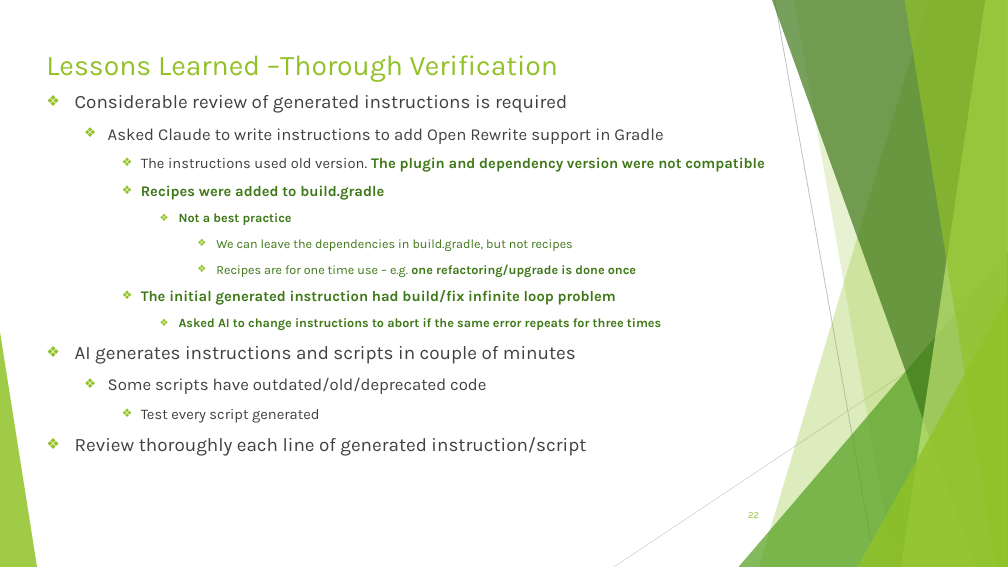
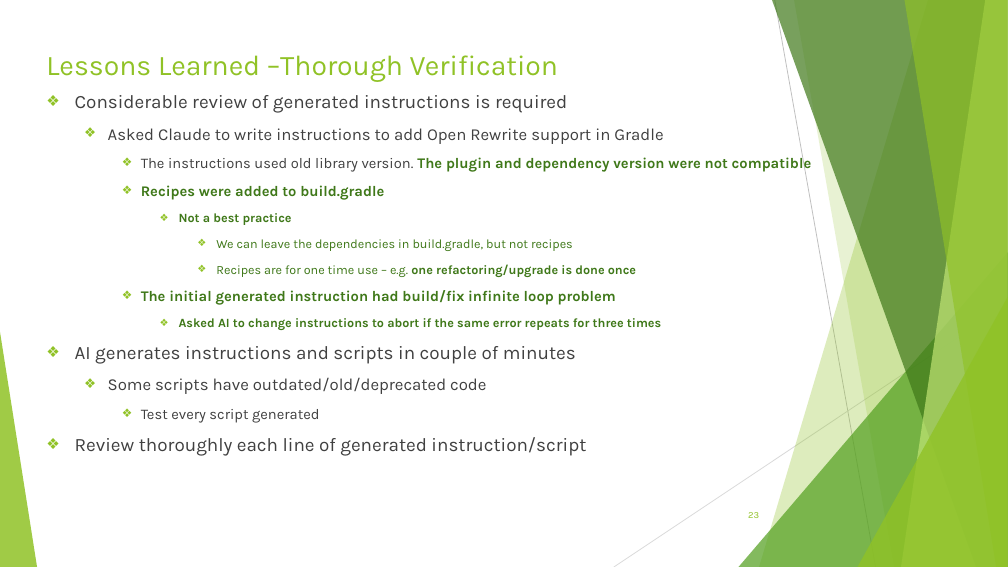
Before and after one commit to sri-chalam/ai-tech-notes, a slide deck: slide 23 of articles/ai-assisted-java-upgrade/AI-Assisted-Java-Upgrade-Presentation.pptx (slide 22 before the commit). Drawn at 1008x567 pixels with LibreOffice and Linux fonts; fonts in the diff are those of the drawing. Boxes give left, top, right and bottom in pixels: in the first picture for what was removed or moved away, otherwise in the second. Text is boxed around its words. In the diff, an @@ line names an element or a change of style, - is before the commit and + after.

```diff
--- a/articles/ai-assisted-java-upgrade/AI-Assisted-Java-Upgrade-Presentation.pptx
+++ b/articles/ai-assisted-java-upgrade/AI-Assisted-Java-Upgrade-Presentation.pptx
@@ text at box(141, 154, 812, 172): text changed @@
-    ❖ The instructions used old version. The plugin and dependency version were not compatible
+    ❖ The instructions used old library version. The plugin and dependency version were not compatible
```
Also in this commit, not shown: 12 other slides changed, 1 slide added.
